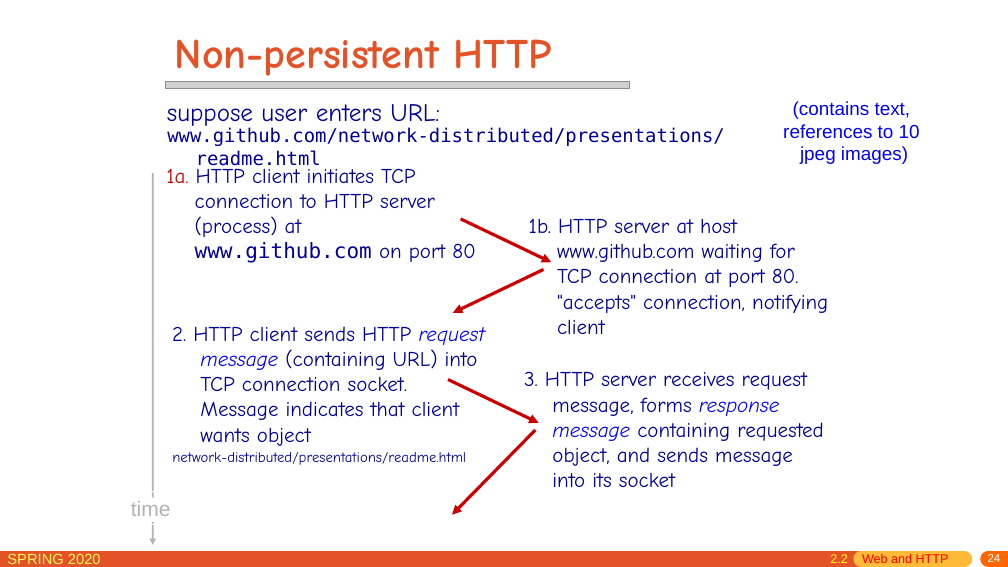
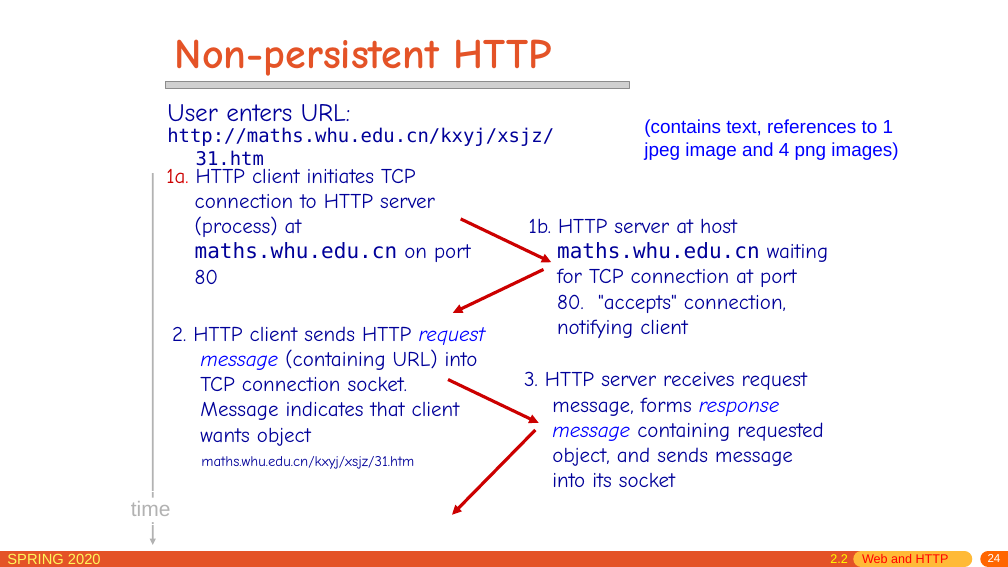
Before and after one commit to network-distributed/presentations, a slide deck: slide 24 of chapter2.pptx. Drawn at 1008x567 pixels with LibreOffice and Linux fonts; fonts in the diff are those of the drawing; grey boxes stand for pictures. Boxes give left, top, right and bottom in pixels: in the first picture for what was removed or moved away, otherwise in the second. Text is boxed around its words. In the diff, an @@ line names an element or a change of style, - is before the commit and + after.

```diff
--- a/chapter2.pptx
+++ b/chapter2.pptx
@@ text at bbox=[167, 104, 351, 129]: text changed @@
-suppose user enters URL:
+User enters URL:
@@ text at bbox=[644, 119, 898, 160]: text changed @@
-(contains text,
-references to 10
-jpeg images)
+(contains text, references to 1
+jpeg image and 4 png images)
@@ text at bbox=[167, 127, 554, 170]: text changed @@
-www.github.com/network-distributed/presentations/readme.html
+http://maths.whu.edu.cn/kxyj/xsjz/31.htm
@@ text at bbox=[166, 164, 471, 284]: text changed @@
-1a. HTTP client initiates TCP connection to HTTP server (process) at www.github.com on port 80
+1a. HTTP client initiates TCP connection to HTTP server (process) at maths.whu.edu.cn on port 80
@@ text at bbox=[529, 218, 828, 338]: text changed @@
-1b. HTTP server at host www.github.com waiting for TCP connection at port 80. "accepts" connection, notifying client
+1b. HTTP server at host maths.whu.edu.cn waiting for TCP connection at port 80. "accepts" connection, notifying client
@@ text at bbox=[201, 456, 414, 469]: text changed @@
-network-distributed/presentations/readme.html
+maths.whu.edu.cn/kxyj/xsjz/31.htm
```
Also in this commit, not shown: 35 other slides changed, 6 slides added, 1 other file.
